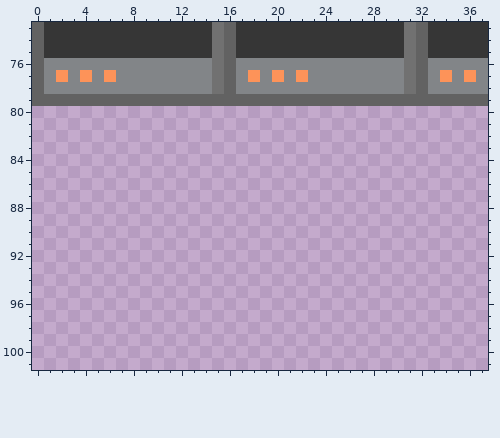
Pixel-art file -- BossBreakout/Assets/Art/blocks.ase. Above, as it was before the edit.
320x320 pixels, 1 frame. Colours within 5 levels of each other are drawn and written as one. Shown: x 0..37, y 73..101.
Once edited:
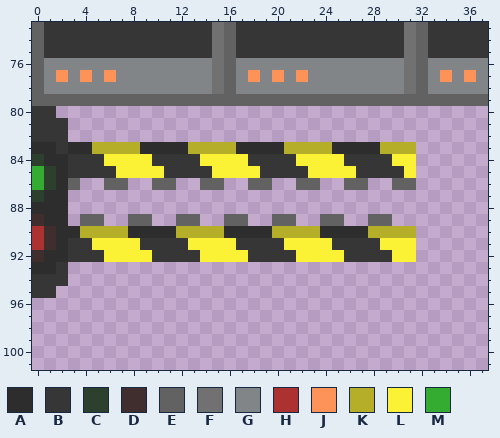
Palette (. is transparent): A #2d2d2d  B #363636  C #2d3f2d  D #402d2d  E #626262  F #717171  G #828588  H #ac3232  J #fd9359  K #b5ae28  L #fbf236  M #34ac32
Change:
@@ x 0..37 @@
  79 EEEEEEEEEEEEEEEEEEEEEEEEEEEEEEEEEEEEEE
- 80 ......................................
- 81 ......................................
- 82 ......................................
- 83 ......................................
- 84 ......................................
- 85 ......................................
- 86 ......................................
- 87 ......................................
- 88 ......................................
- 89 ......................................
- 90 ......................................
- 91 ......................................
- 92 ......................................
- 93 ......................................
- 94 ......................................
- 95 ......................................
+ 80 BB....................................
+ 81 BBB...................................
+ 82 BBB...................................
+ 83 AABAAKKKKAAAAKKKKAAAAKKKKAAAAKKK......
+ 84 CAABBBLLLLBBBBLLLLBBBBLLLLBBBBLL......
+ 85 MCABBBBLLLLBBBBLLLLBBBBLLLLBBBBL......
+ 86 MCAE..EE..EE..EE..EE..EE..EE..EE......
+ 87 CAA...................................
+ 88 AAA...................................
+ 89 DAA.EE..EE..EE..EE..EE..EE..EE........
+ 90 HDAAKKKKAAAAKKKKAAAAKKKKAAAAKKKK......
+ 91 HDABBLLLLBBBBLLLLBBBBLLLLBBBBLLL......
+ 92 DAABBBLLLLBBBBLLLLBBBBLLLLBBBBLL......
+ 93 AAB...................................
+ 94 BBB...................................
+ 95 BB....................................
  96 ......................................
